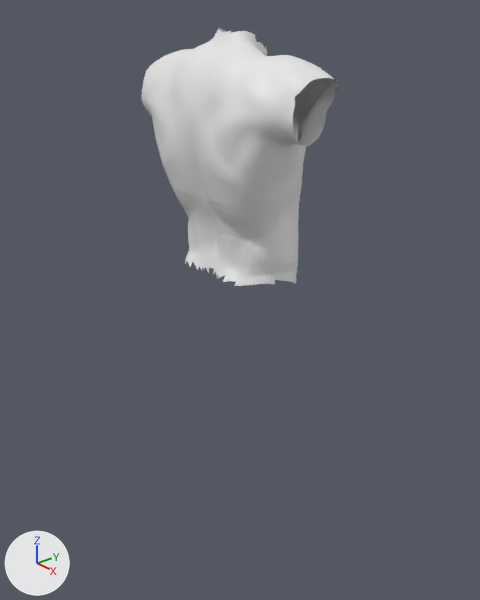
Renders of the Blender file Models/Blender Files/torso.blend from each side of a commit.
The view is the same before and after, from a 50 mm camera at (1.481, -1.337, 2.047) aimed at (-0.03, -0.036, 1.185). Every picture has the same lights, and +X, +Y and +Z are marked at lower left.

Names of what the first picture shows: 'polymsh2_2'.
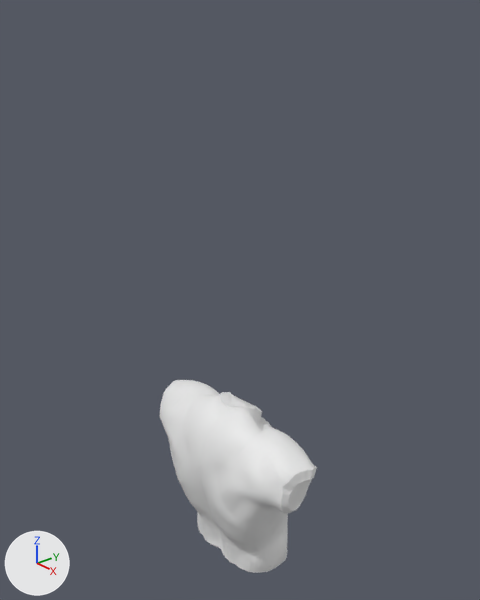
Where the change shows, as pixel boxes [x1, y1, x2, y2] in the pictures (480 x 600 px):
```json
{"object": "polymsh2_2", "change": "reshaped, moved", "before": [142, 27, 338, 286], "after": [160, 380, 317, 573], "on screen": "20% narrower, 25% shorter"}
{"part": 1, "of": "me_polymsh2_2", "change": "cut back", "before": [185, 245, 297, 286]}
{"part": 2, "of": "me_polymsh2_2", "change": "cut back", "before": [215, 27, 267, 56], "after": [220, 392, 262, 412]}
{"part": 3, "of": "me_polymsh2_2", "change": "added", "after": [281, 468, 317, 514]}
```

Edits to the scene script, one JSON object a line:
```json
{"block": "me_polymsh2_2", "where": "# used by ob_polymsh2_2; location = (0.0, 0.0, 1.153); rotation_euler = (1.571, 0.0, 0.0), in degrees (90, 0, 0); scale = (0.179, 0.179, 0.179)"}
{"op": "remove", "block": "me_polymsh2_2", "code": "me_polymsh2_2.from_pydata(...)  # 9550 vertices, 9401 faces, 3 loose edges; spans x -1.99..2.0, y 0.75..4.76, z -0.6..1.37"}
{"op": "add", "block": "me_polymsh2_2", "code": "me_polymsh2_2.from_pydata(...)  # 9193 vertices, 9081 faces; spans x -1.99..2.02, y 0.78..4.66, z -0.6..1.37"}
{"block": "me_polymsh2_2", "change": "me_polymsh2_2 part 1: 9 vertices moved from x -0.84..0.8, y 0.76..0.87, z -0.4..-0.2 to x -0.65..0.62, y 0.83..0.86, z -0.23..-0.06; 313 vertices removed from x -1.09..1.07, y 0.75..1.24, z -0.42..1.09; 79 vertices added at x -0.79..0.79, y 0.78..1.11, z -0.29..0.81"}
{"block": "me_polymsh2_2", "change": "me_polymsh2_2 part 2: 1 vertex moved from x 0.37, y 4.51, z 0.2 to x 0.25, y 4.5, z 0.27; 274 vertices removed from x -0.39..0.39, y 4.27..4.76, z -0.1..0.69; 68 vertices added at x -0.25..0.25, y 4.34..4.61, z 0.07..0.57"}
{"block": "me_polymsh2_2", "change": "me_polymsh2_2 part 3: 44 vertices added at x 1.77..2.02, y 3.36..4.01, z 0.24..0.91"}
{"op": "set", "path": "ob_polymsh2_2.location", "old": "(0.0, 0.0, 1.153)", "new": "(0.0, 0.0, 0.009)"}
```
